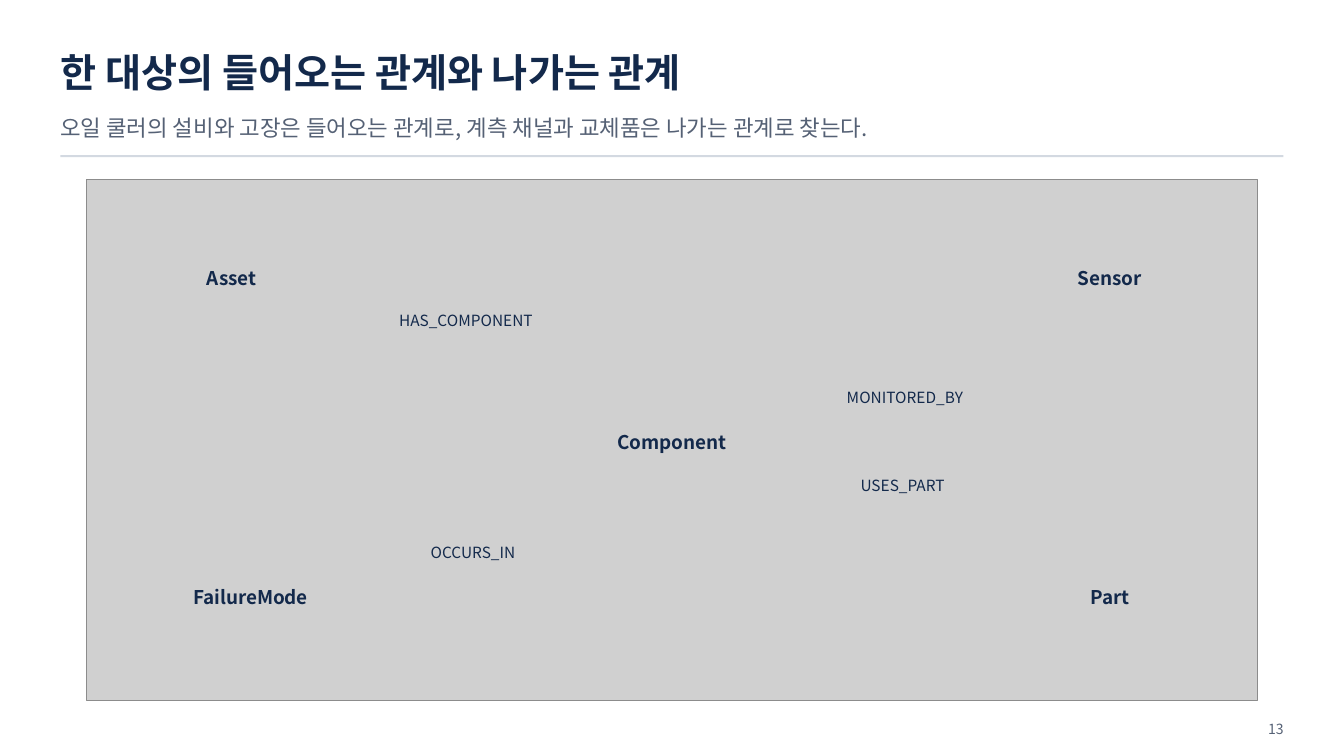
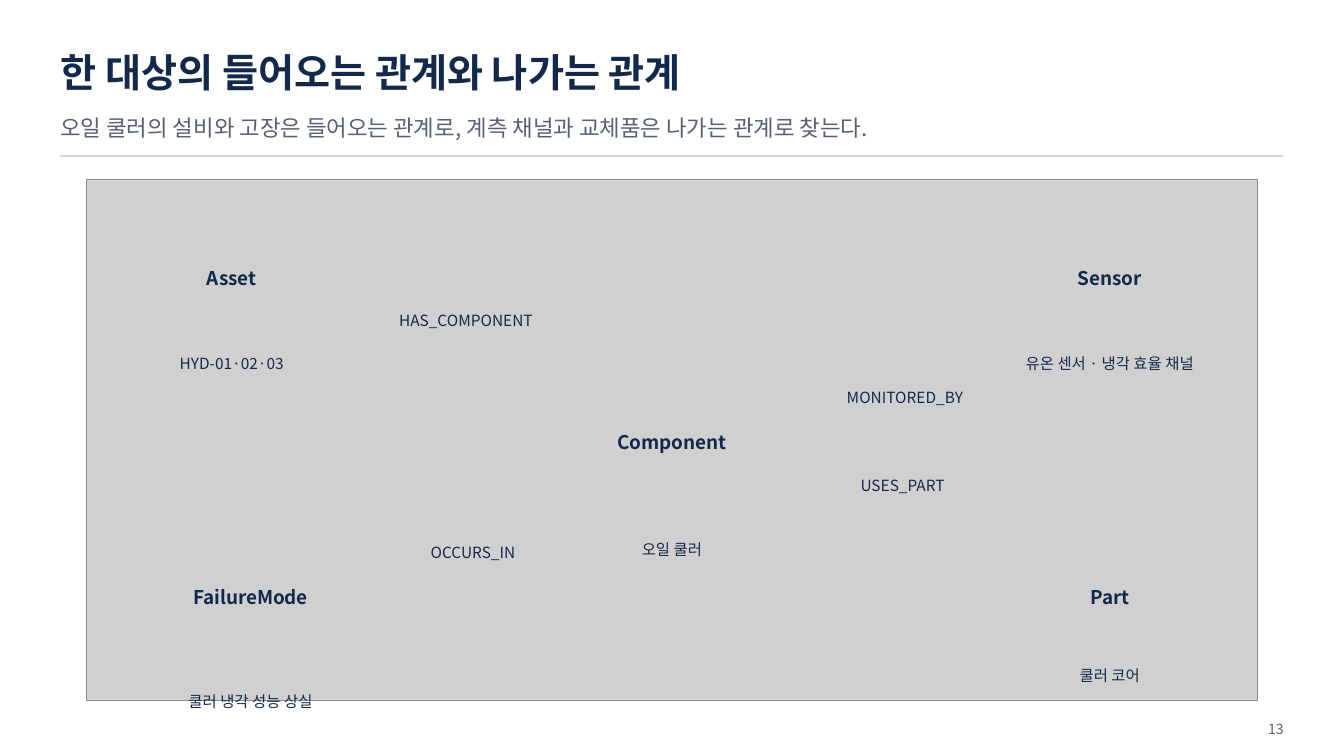
Before and after one commit to uengine-oss/hyd-iot-edu, a slide deck: slide 13 of workspace/강의제작/산출물/통합반/이론/02회차/통합반_02일차.pptx. Drawn at 1344x756 pixels with LibreOffice and Linux fonts; fonts in the diff are those of the drawing; grey boxes stand for pictures. Boxes give left, top, right and bottom in pixels: in the first picture for what was removed or moved away, otherwise in the second. Text is boxed around its words. In the diff, an @@ line names an element or a change of style, - is before the commit and + after.

Commit message:
통합 2회차에서 쿨러의 계측·교체·고장 관계를 화면 근거로 구별한다

```diff
--- a/workspace/강의제작/산출물/통합반/이론/02회차/통합반_02일차.pptx
+++ b/workspace/강의제작/산출물/통합반/이론/02회차/통합반_02일차.pptx
@@ text added at (180, 357, 284, 369), 11 pt, text #13294B @@
+HYD-01·02·03
@@ text added at (1026, 356, 1193, 370), 11 pt, text #13294B @@
+유온 센서 · 냉각 효율 채널
@@ text added at (642, 542, 702, 556), 11 pt, text #13294B @@
+오일 쿨러
@@ text added at (1080, 668, 1139, 682), 11 pt, text #13294B @@
+쿨러 코어
@@ text added at (189, 694, 312, 711), 11 pt, text #13294B @@
+쿨러 냉각 성능 상실
```
Also in this commit, not shown: 3 other slides changed, 9 other files.
